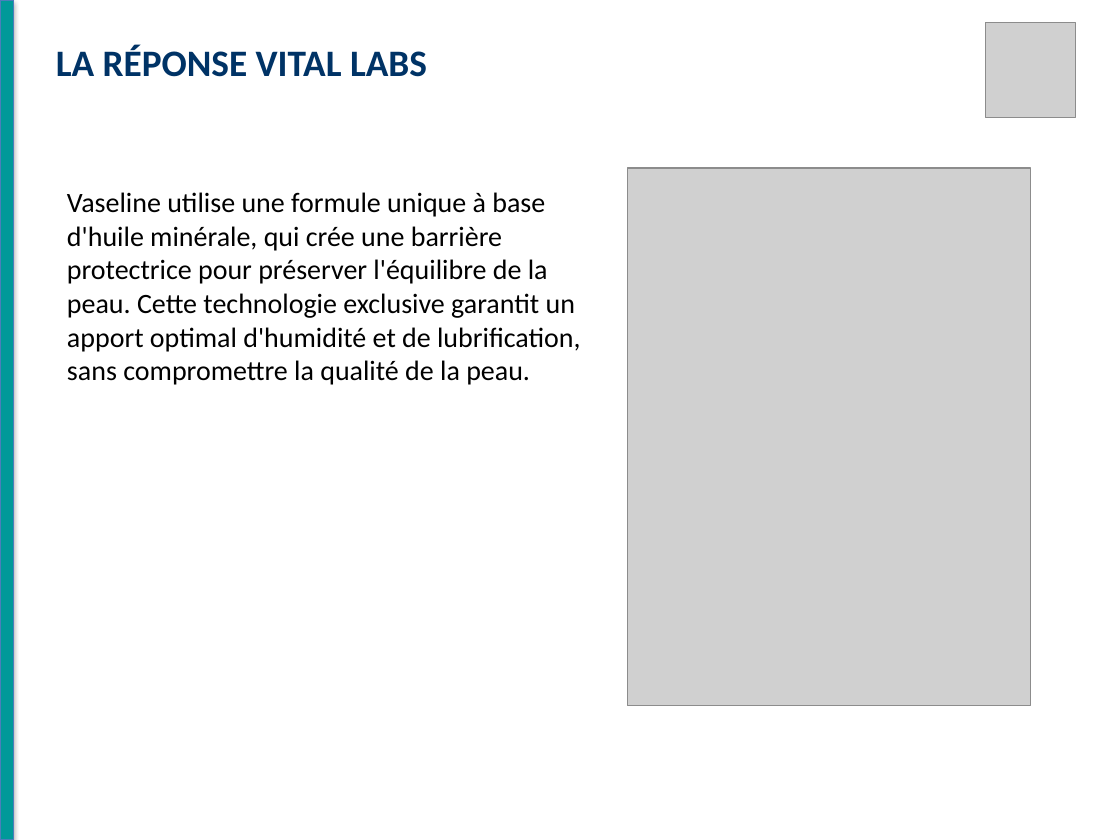
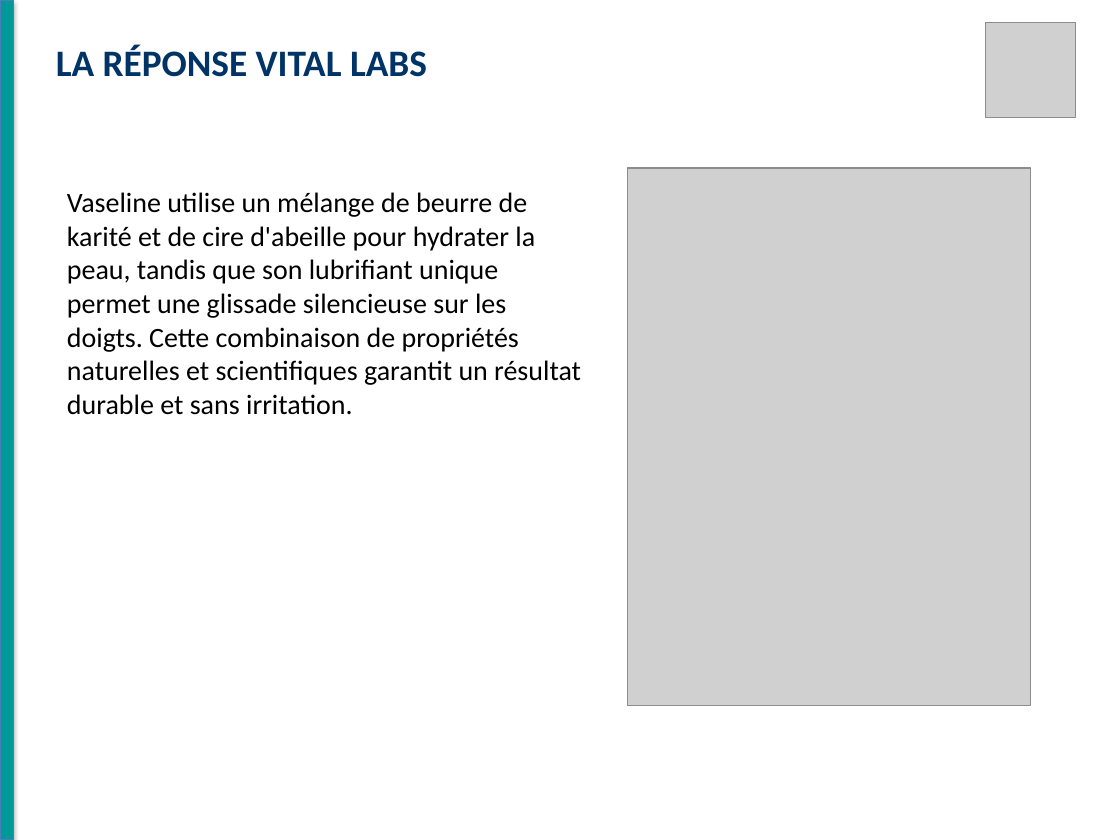
Before and after one commit to RayanAloui/Esprit-PIDS-4DS11-2026-Avatar, a slide deck: slide 3 of alia_django/apps/modeling/generated_presentations/Vaseline.pptx. Drawn at 1120x840 pixels with LibreOffice and Linux fonts; fonts in the diff are those of the drawing; grey boxes stand for pictures. Boxes give left, top, right and bottom in pixels: in the first picture for what was removed or moved away, otherwise in the second. Text is boxed around its words. In the diff, an @@ line names an element or a change of style, - is before the commit and + after.

```diff
--- a/alia_django/apps/modeling/generated_presentations/Vaseline.pptx
+++ b/alia_django/apps/modeling/generated_presentations/Vaseline.pptx
@@ text at (67,192,581,415): text changed @@
-Vaseline utilise une formule unique à base d'huile minérale, qui crée une barrière protectrice pour préserver l'équilibre de la peau. Cette technologie exclusive garantit un apport optimal d'humidité et de lubrification, sans compromettre la qualité de la peau.
+Vaseline utilise un mélange de beurre de karité et de cire d'abeille pour hydrater la peau, tandis que son lubrifiant unique permet une glissade silencieuse sur les doigts. Cette combinaison de propriétés naturelles et scientifiques garantit un résultat durable et sans irritation.
```
Also in this commit, not shown: 5 other slides changed, 43 other files.
